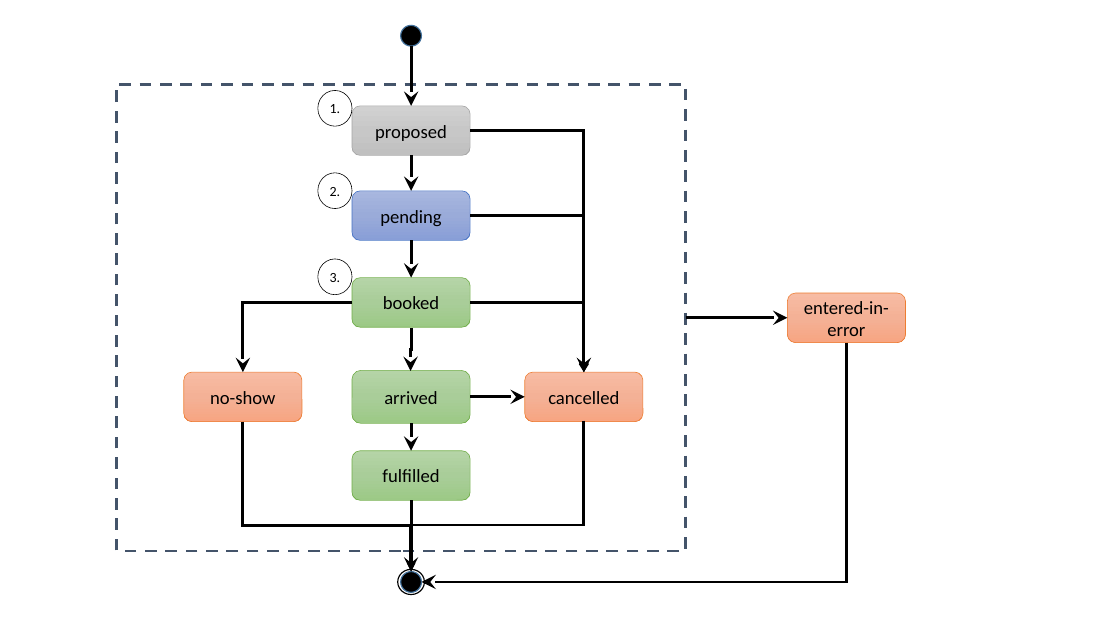
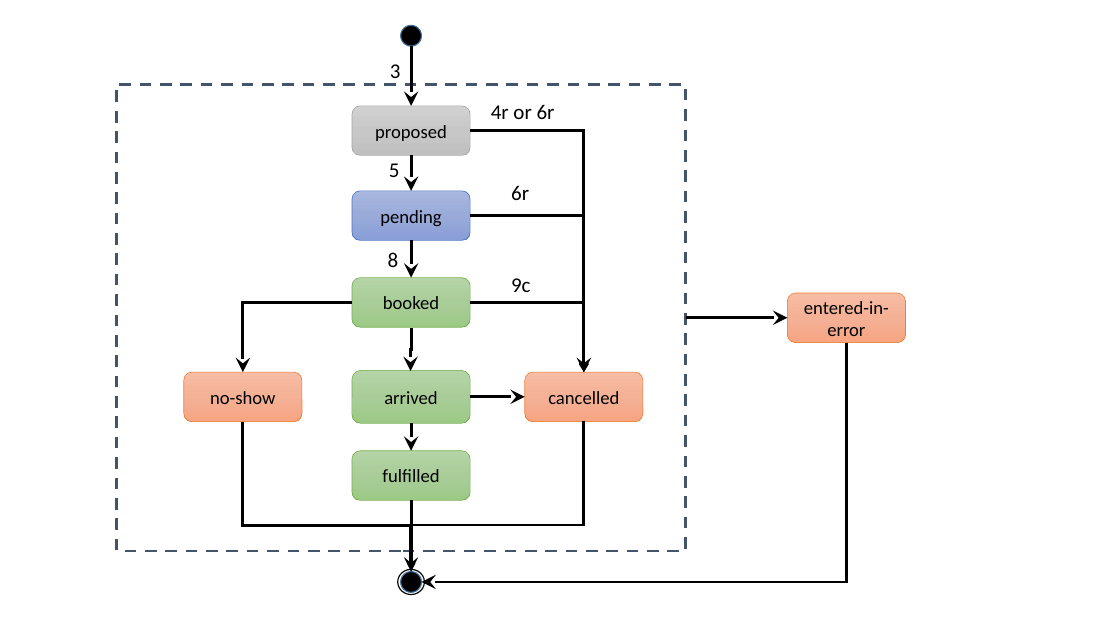
Before and after one commit to argonautproject/scheduling, a slide deck: slide 1 of meeting-notes/Appointment state diagram.pptx. Drawn at 1120x630 pixels with LibreOffice and Linux fonts; fonts in the diff are those of the drawing. Boxes give left, top, right and bottom in pixels: in the first picture for what was removed or moved away, otherwise in the second. Text is boxed around its words. In the diff, an @@ line names an element or a change of style, - is before the commit and + after.

```diff
--- a/meeting-notes/Appointment state diagram.pptx
+++ b/meeting-notes/Appointment state diagram.pptx
@@ text "3": place and size @@
-text "3" at [318, 259, 352, 295]
+text "3" at [390, 64, 401, 84]
@@ text "3" at [390, 64, 401, 84]: vertical alignment middle to top; outline #000000 0.5 pt to none @@
@@ text at [390, 64, 401, 84]: text changed; size 12 to 18 pt @@
-3.
+3
@@ ellipse removed at [318, 91, 352, 127] @@
-1.
@@ text added at [491, 104, 555, 119], 18 pt, text #000000 @@
+4r or 6r
@@ ellipse removed at [318, 173, 352, 209] @@
-2.
@@ text added at [389, 163, 400, 177], 18 pt, text #000000 @@
+5
@@ text added at [511, 185, 529, 200], 18 pt, text #000000 @@
+6r
@@ text added at [388, 252, 399, 267], 18 pt, text #000000 @@
+8
@@ text added at [511, 278, 530, 292], 18 pt, text #000000 @@
+9c
```
Also in this commit, not shown: 2 other files.
